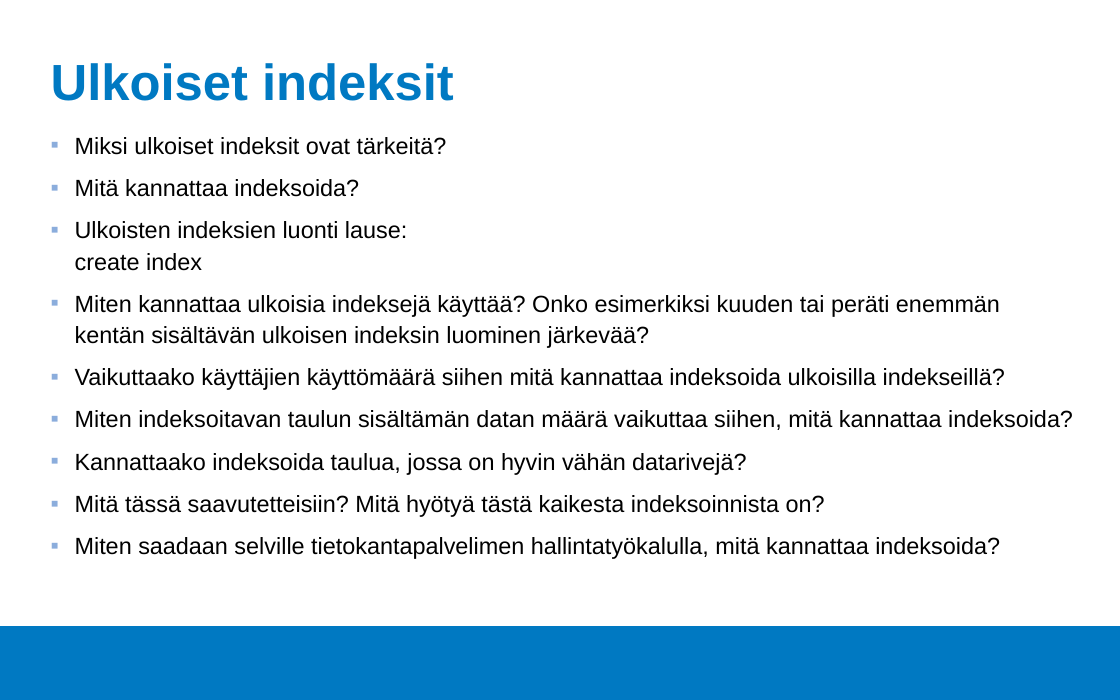
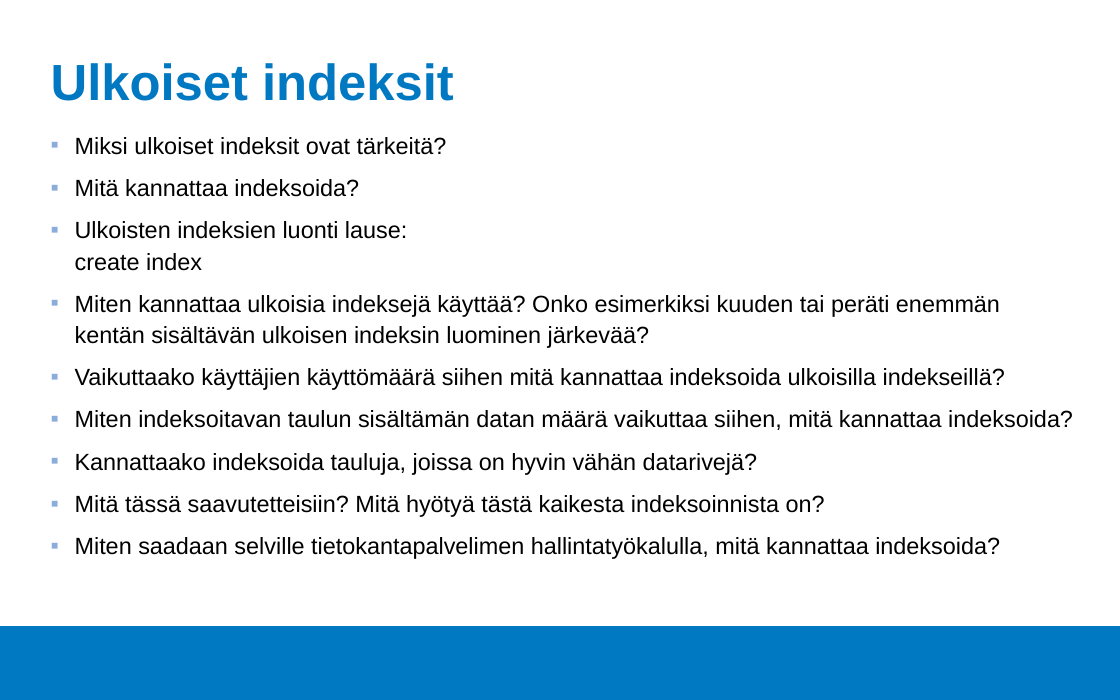
Before and after one commit to Tietokantahallinta/Tietokantahallinta.github.io, a slide deck: slide 5 of luennot/viikko02/Luentokalvot_02.odp. Drawn at 1120x700 pixels with LibreOffice and Linux fonts; fonts in the diff are those of the drawing; background and template pictures are left out. Boxes give left, top, right and bottom in pixels: in the first picture for what was removed or moved away, otherwise in the second. Text is boxed around its words. In the diff, an @@ line names an element or a change of style, - is before the commit and + after.

```diff
--- a/luennot/viikko02/Luentokalvot_02.odp
+++ b/luennot/viikko02/Luentokalvot_02.odp
@@ text at box(75, 453, 757, 475): text changed @@
-▪ Kannattaako indeksoida taulua, jossa on hyvin vähän datarivejä?
+▪ Kannattaako indeksoida tauluja, joissa on hyvin vähän datarivejä?
```
Also in this commit, not shown: 6 other files.
